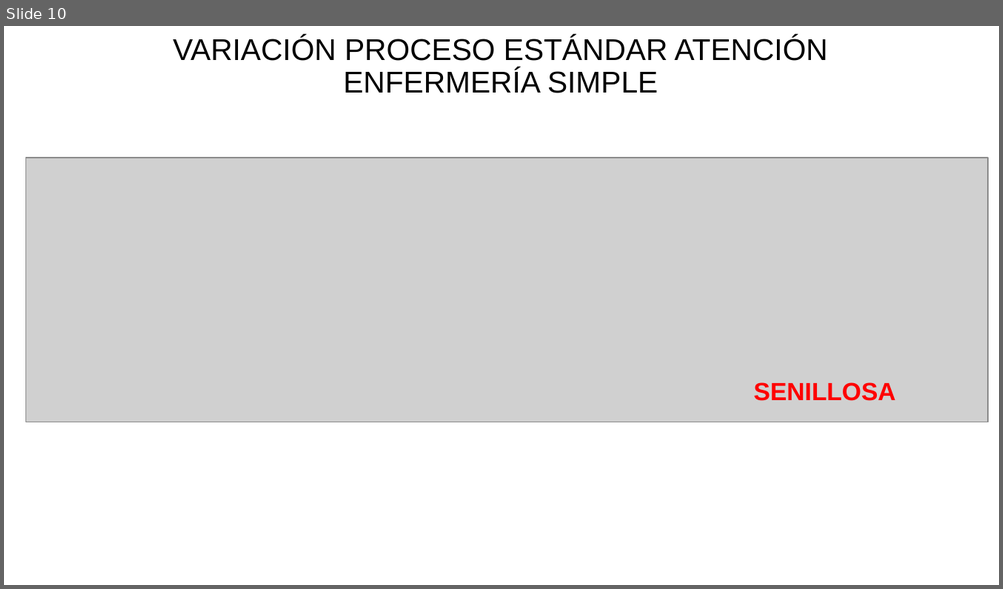
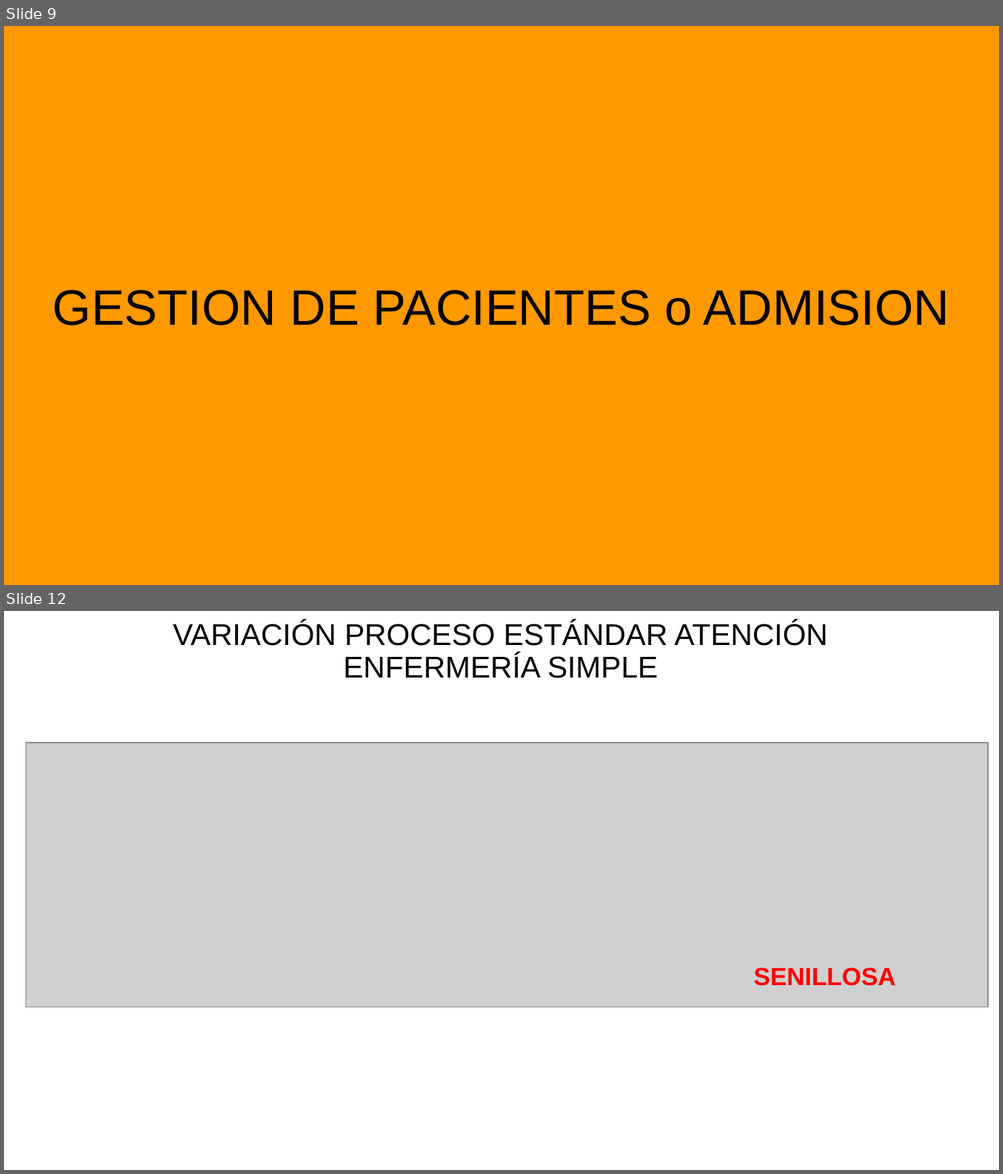
Before and after one commit to sisprovguardia-gustavo/docs, a slide deck: docs/notas_sistema.pptx. Shown one above the other, each under a label of ours: slide 10 before the commit, slides 9 and 12 after it; the slides between them are not shown. The pictures are 1003x589 and 1003x1174 pixels, drawn with LibreOffice and Linux fonts; fonts in the diff are those of the drawing; grey boxes stand for pictures. Boxes give left, top, right and bottom in pixels: in the first picture for what was removed or moved away, otherwise in the second. Text is boxed around its words. In the diff, an @@ line names an element or a change of style, - is before the commit and + after.

```diff
--- a/docs/notas_sistema.pptx
+++ b/docs/notas_sistema.pptx
@@ slide 9 added at (x1=4, y1=26, x2=999, y2=585), background #FF9900 @@
@@ title added at (x1=53, y1=290, x2=949, y2=326), 36 pt, text #000000 @@
+GESTION DE PACIENTES o ADMISION
@@ what was slide 10 is now slide 12 @@
```
Also in this commit, not shown: 8 slides changed, 7 other slides added, 1 slide removed, 16 other files.
